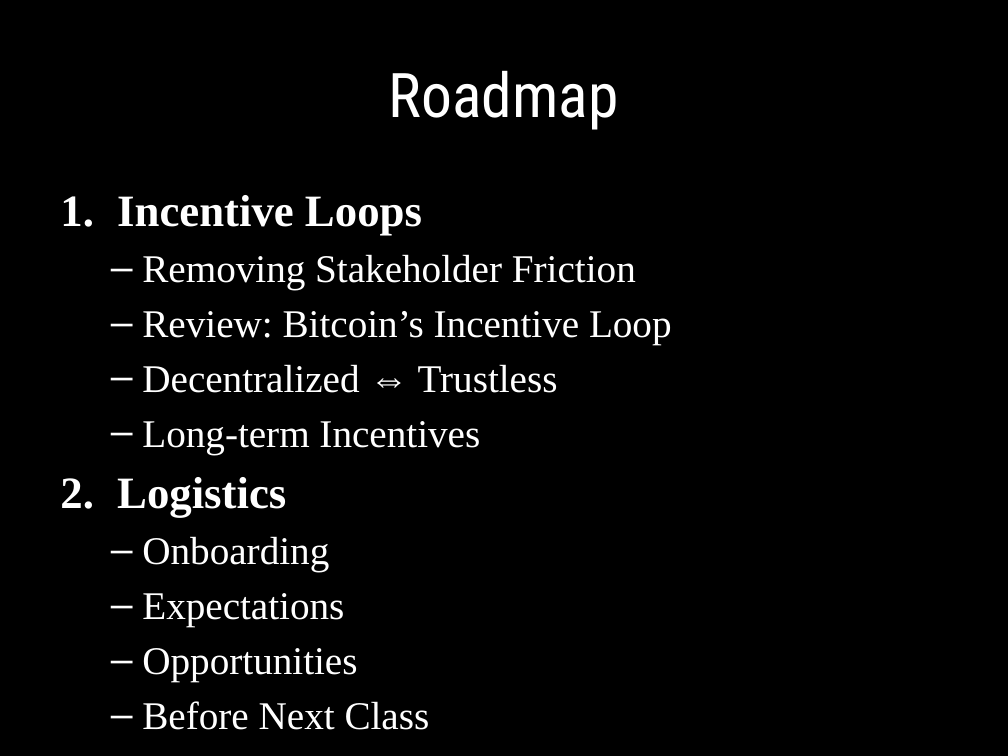
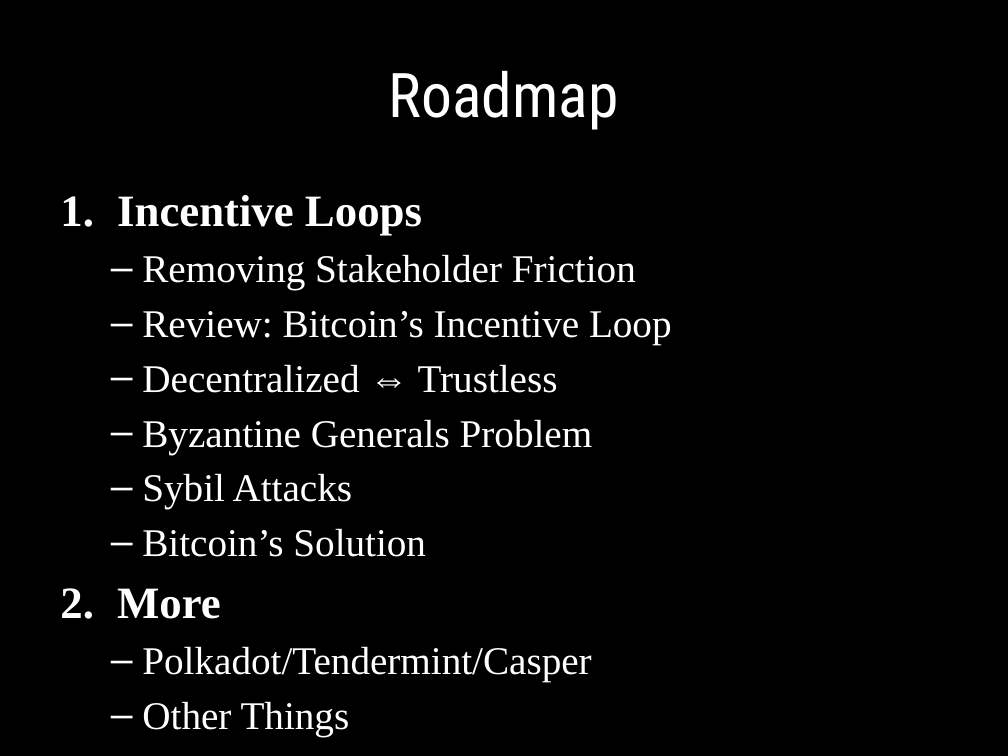
Before and after one commit to 4meta5/CS1501, a slide deck: slide 2 of 2/incentives.pptx. Drawn at 1008x756 pixels with LibreOffice and Linux fonts; fonts in the diff are those of the drawing. Boxes give left, top, right and bottom in pixels: in the first picture for what was removed or moved away, otherwise in the second. Text is boxed around its words. In the diff, an @@ line names an element or a change of style, - is before the commit and + after.

Commit message:
class soon

```diff
--- a/2/incentives.pptx
+++ b/2/incentives.pptx
@@ text at bbox=[117, 419, 593, 737]: text changed @@
-  – Long-term Incentives
-2. Logistics
-  – Onboarding
-  – Expectations
-  – Opportunities
-  – Before Next Class
+  – Byzantine Generals Problem
+  – Sybil Attacks
+  – Bitcoin’s Solution
+2. More
+  – Polkadot/Tendermint/Casper
+  – Other Things
```
Also in this commit, not shown: 1 other file.
